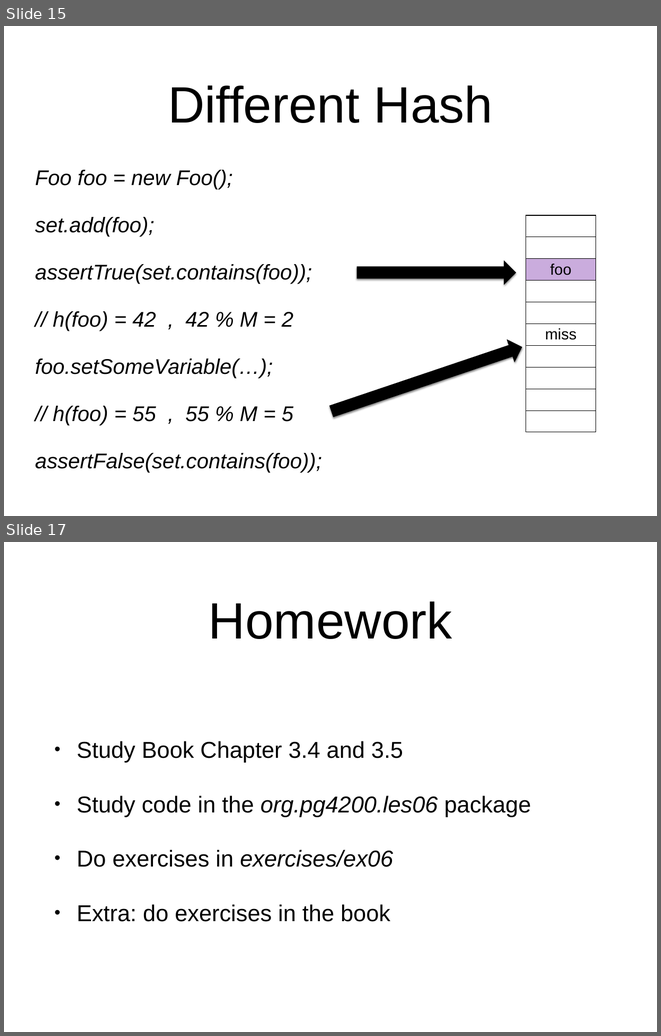
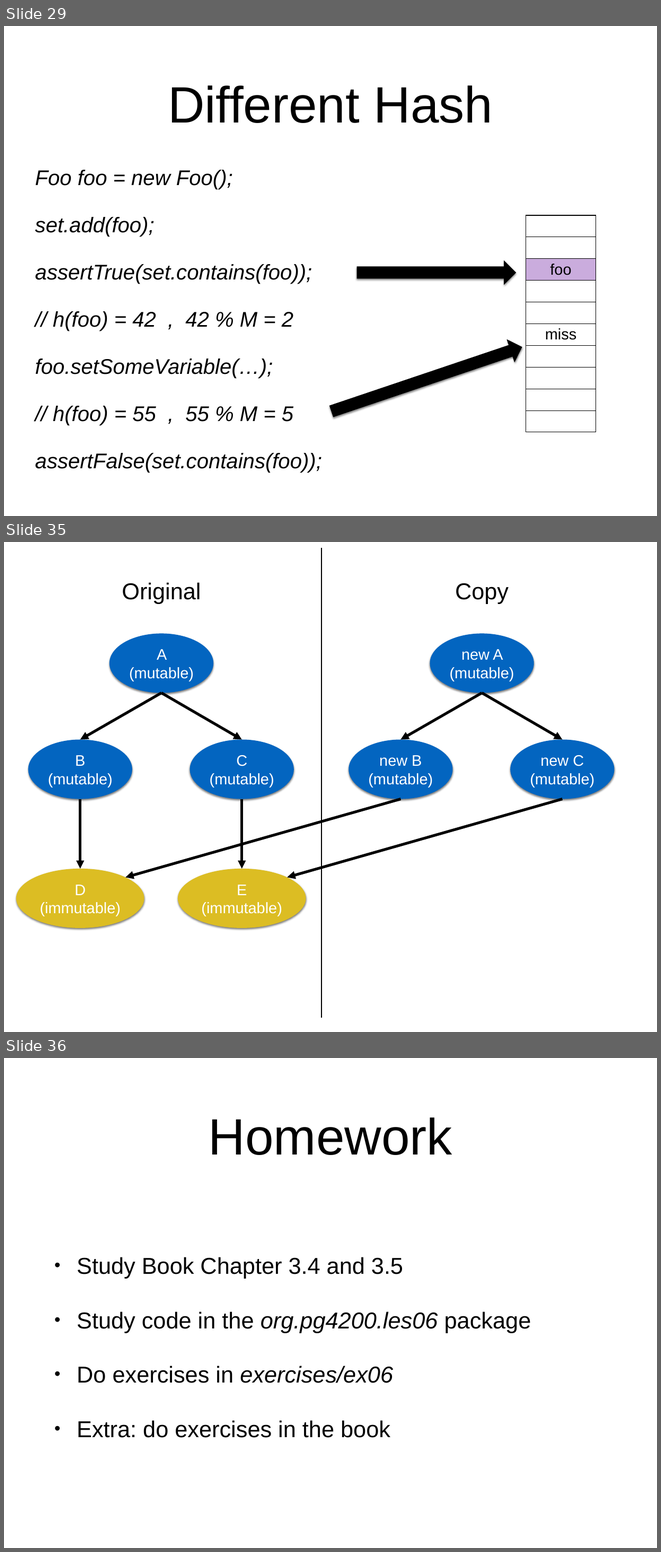
Before and after one commit to arcuri82/algorithms, a slide deck: docs/slides/06/06_hash_maps.pptx. Shown one above the other, each under a label of ours: slides 15 and 17 before the commit, slides 29, 35 and 36 after it; the slides between them are not shown. The pictures are 661x1036 and 661x1552 pixels, drawn with LibreOffice and Linux fonts; fonts in the diff are those of the drawing. Boxes give left, top, right and bottom in pixels: in the first picture for what was removed or moved away, otherwise in the second. Text is boxed around its words. In the diff, an @@ line names an element or a change of style, - is before the commit and + after.

```diff
--- a/docs/slides/06/06_hash_maps.pptx
+++ b/docs/slides/06/06_hash_maps.pptx
@@ slide 35 added at (x1=4, y1=542, x2=657, y2=1032), background #FFFFFF @@
@@ line added from (322, 547) to (322, 1018), #000000 2 pt @@
@@ text added at (x1=122, y1=582, x2=201, y2=604), 36 pt, text #000000 @@
+Original
@@ text added at (x1=455, y1=583, x2=509, y2=604), 36 pt, text #000000 @@
+Copy
@@ ellipse added at (x1=109, y1=633, x2=214, y2=693), fill #0365C0, 24 pt, text #FFFFFF @@
+A (mutable)
@@ ellipse added at (x1=430, y1=633, x2=535, y2=693), fill #0365C0, 24 pt, text #FFFFFF @@
+new A (mutable)
@@ arrow added from (161, 693) to (80, 740), #000000 4.25 pt @@
@@ arrow added from (161, 693) to (242, 740), #000000 4.25 pt @@
@@ arrow added from (482, 693) to (401, 740), #000000 4.25 pt @@
@@ arrow added from (482, 693) to (563, 740), #000000 4.25 pt @@
@@ ellipse added at (x1=28, y1=740, x2=133, y2=799), fill #0365C0, 24 pt, text #FFFFFF @@
+B (mutable)
@@ ellipse added at (x1=190, y1=740, x2=294, y2=799), fill #0365C0, 24 pt, text #FFFFFF @@
+C (mutable)
@@ ellipse added at (x1=349, y1=740, x2=453, y2=799), fill #0365C0, 24 pt, text #FFFFFF @@
+new B (mutable)
@@ ellipse added at (x1=511, y1=740, x2=615, y2=799), fill #0365C0, 24 pt, text #FFFFFF @@
+new C (mutable)
@@ arrow added from (80, 799) to (80, 868), #000000 4.25 pt @@
@@ arrow added from (401, 799) to (126, 877), #000000 4.25 pt @@
@@ arrow added from (242, 799) to (242, 868), #000000 4.25 pt @@
@@ arrow added from (563, 799) to (288, 877), #000000 4.25 pt @@
@@ ellipse added at (x1=16, y1=868, x2=144, y2=928), fill #DCBD23, 24 pt, text #FFFFFF @@
+D (immutable)
@@ ellipse added at (x1=178, y1=868, x2=306, y2=928), fill #DCBD23, 24 pt, text #FFFFFF @@
+E (immutable)
@@ what was slide 15 is now slide 29 @@
@@ what was slide 17 is now slide 36 @@
```
Also in this commit, not shown: 5 slides changed, 18 other slides added, 9 other files.
